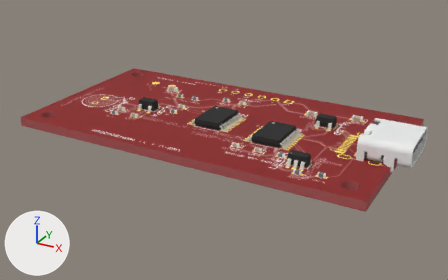
Before and after pictures for a commit that changed the glTF model public/viewer/usb-c__msp430g2553__photodiode/3d.glb.
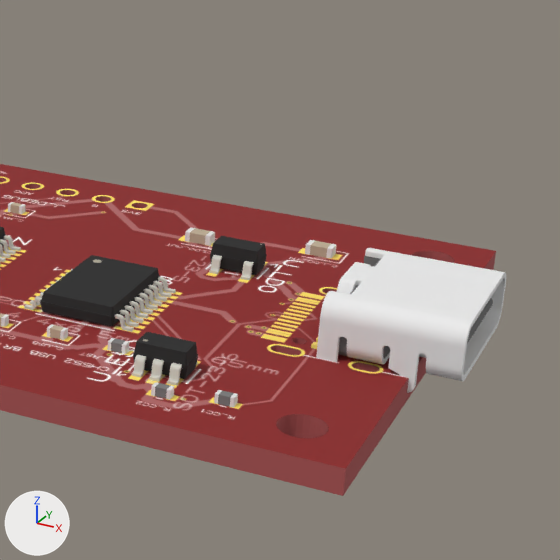
Each version is shown whole from a 50 mm lens placed at (44.3, -79.6, 36.9), pointed at (1.4, -1.8, -2.1), then close up on the part from 53% to 100% of the width and 9% to 84% of the height. Every picture has the same lights, and +X, +Y and +Z are marked at lower left. The first two pictures are the older version.

Script lines for the objects in view, before the commit:
```python
me_j1 = bpy.data.meshes.new('J1')
me_j1.from_pydata(...)  # 7872 vertices, 15548 faces; spans x -3.15..4.75, y -4.47..4.47, z -0.85..3.25
# faces by material slot: [12327, 2326, 572, 323]
me_j1.materials.append(mat_obj_1)  # white #eeeeee
me_j1.materials.append(mat_obj_2)  # grey #747474
me_j1.materials.append(mat_obj_3)  # yellow #f9e276
me_j1.materials.append(mat_obj_4)  # grey #828282
me_u_esd = bpy.data.meshes.new('U_ESD')
me_u_esd.from_pydata(...)  # 624 vertices, 1244 faces; spans x -1.45..1.45, y -1.4..1.4, z 0.0..1.55
# faces by material slot: [380, 840, 24]
me_u_esd.materials.append(mat_obj_material_0)  # black #262626
me_u_esd.materials.append(mat_obj_material_1)  # light grey #d2d1c7
me_u_esd.materials.append(mat_obj_material_2)  # grey #b0aa99
me_u_usb = bpy.data.meshes.new('U_USB')
me_u_usb.from_pydata(...)  # 1394 vertices, 2784 faces; spans x -3.2..3.2, y -3.25..3.25, z 0.0..1.2
# faces by material slot: [280, 2480, 24]
me_u_usb.materials.append(mat_obj_material_0)  # black #262626
me_u_usb.materials.append(mat_obj_material_1)  # light grey #d2d1c7
me_u_usb.materials.append(mat_obj_material_2)  # grey #b0aa99
ob_j1 = bpy.data.objects.new('J1', me_j1)
ob_j1.location = (25.79, 0.0, 0.7)
ob_u_esd = bpy.data.objects.new('U_ESD', me_u_esd)
ob_u_esd.location = (17.0, -9.5, 0.7)
ob_u_usb = bpy.data.objects.new('U_USB', me_u_usb)
ob_u_usb.location = (10.5, -3.0, 0.7)
# also in view: 'Box0' at (0.0, 0.0, 0.0); 'U_LDO' at (15.5, 5.0, 1.5)
```
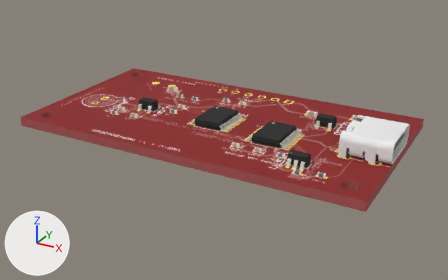
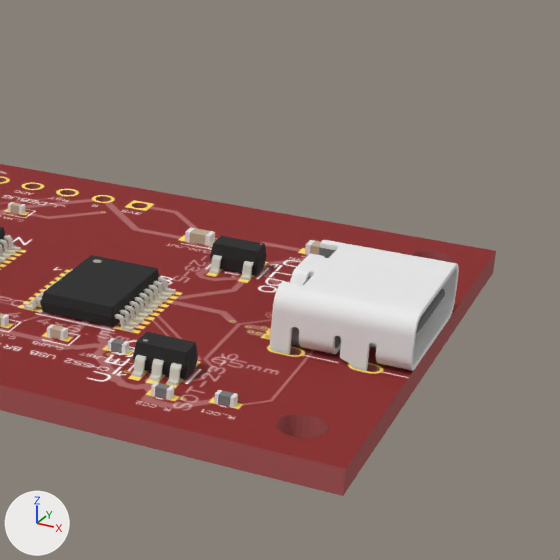
Edits to the bpy script that builds the scene:
```text
Change ob_j1:
    ob_j1.location: (25.79, 0.0, 0.7) -> (23.29, 0.0, 0.7)
```

What differs and where, as boxes (x1, y1, x2, y2) in the close-ups (560 x 560 px):
'J1', moved
    before: (311, 248, 506, 393)
    after: (265, 240, 459, 371)
